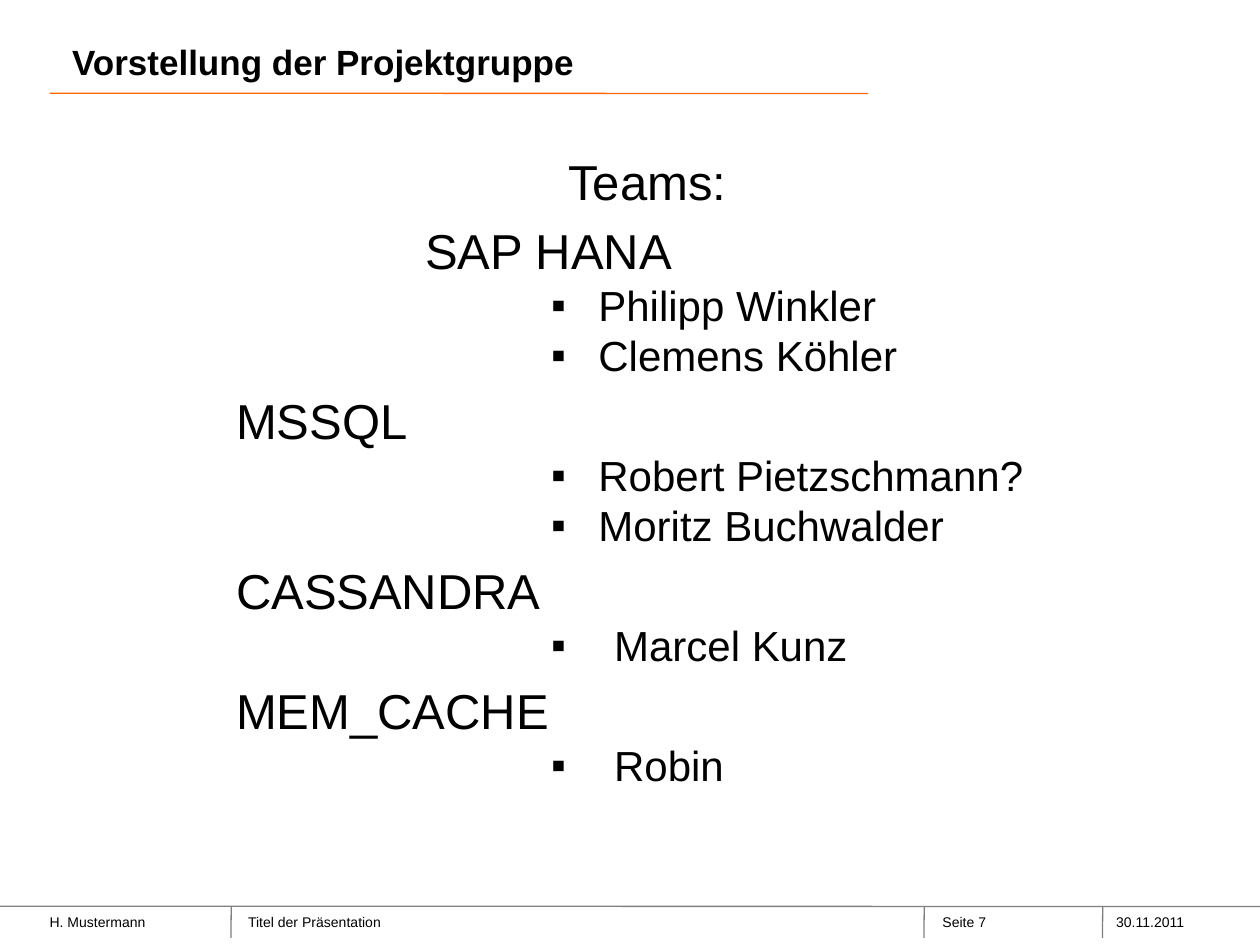
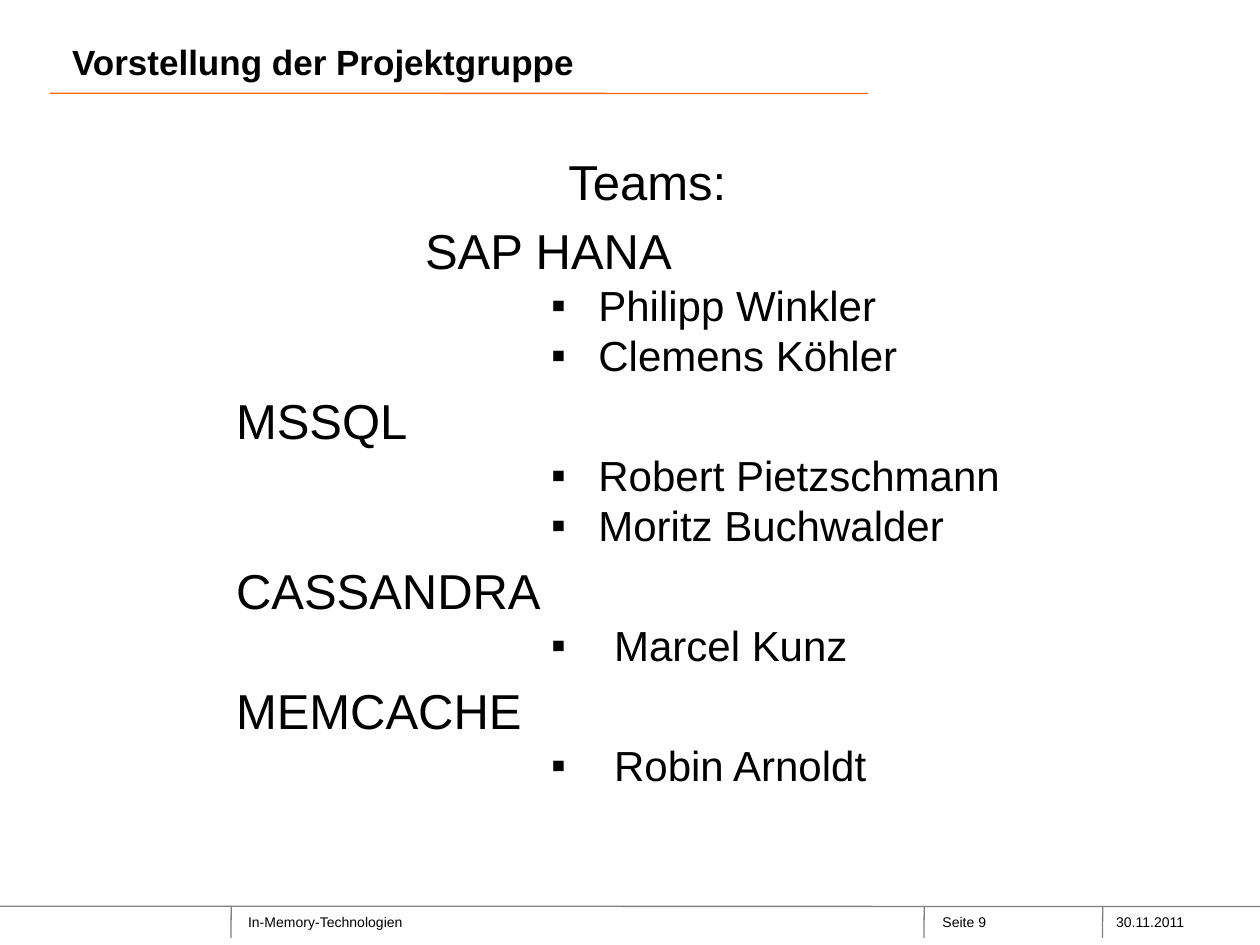
Before and after one commit to Philwi/ProjektseminarInMemory, a slide deck: slide 9 of SAPHana-Neueste überarbeitet.pptx (slide 7 before the commit). Drawn at 1260x945 pixels with LibreOffice and Linux fonts; fonts in the diff are those of the drawing; background and template pictures are left out. Boxes give left, top, right and bottom in pixels: in the first picture for what was removed or moved away, otherwise in the second. Text is boxed around its words. In the diff, an @@ line names an element or a change of style, - is before the commit and + after.

```diff
--- a/SAPHana-Neueste überarbeitet.pptx
+++ b/SAPHana-Neueste überarbeitet.pptx
@@ text at bbox=[598, 460, 1000, 492]: text changed @@
-                ▪ Robert Pietzschmann?
+                ▪ Robert Pietzschmann
@@ text at bbox=[614, 750, 866, 782]: text changed; size 28 to 24 pt @@
-MEM_CACHE
-                ▪ Robin
+MEMCACHE
+                ▪ Robin Arnoldt
@@ text removed at bbox=[50, 917, 145, 927] @@
-H. Mustermann
@@ text at bbox=[248, 917, 402, 930]: text changed @@
-Titel der Präsentation
+In-Memory-Technologien
@@ page number at bbox=[942, 917, 986, 927]: text changed @@
-Seite 7
+Seite 9
```
Also in this commit, not shown: 31 other slides changed, 7 slides added, 16 slides removed.
